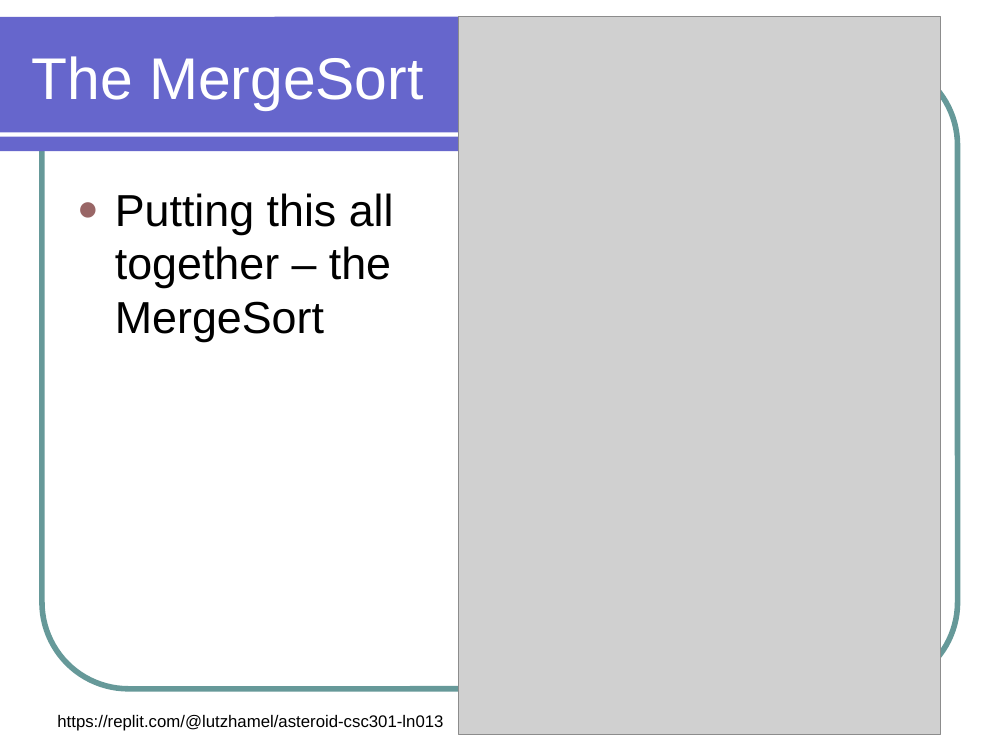
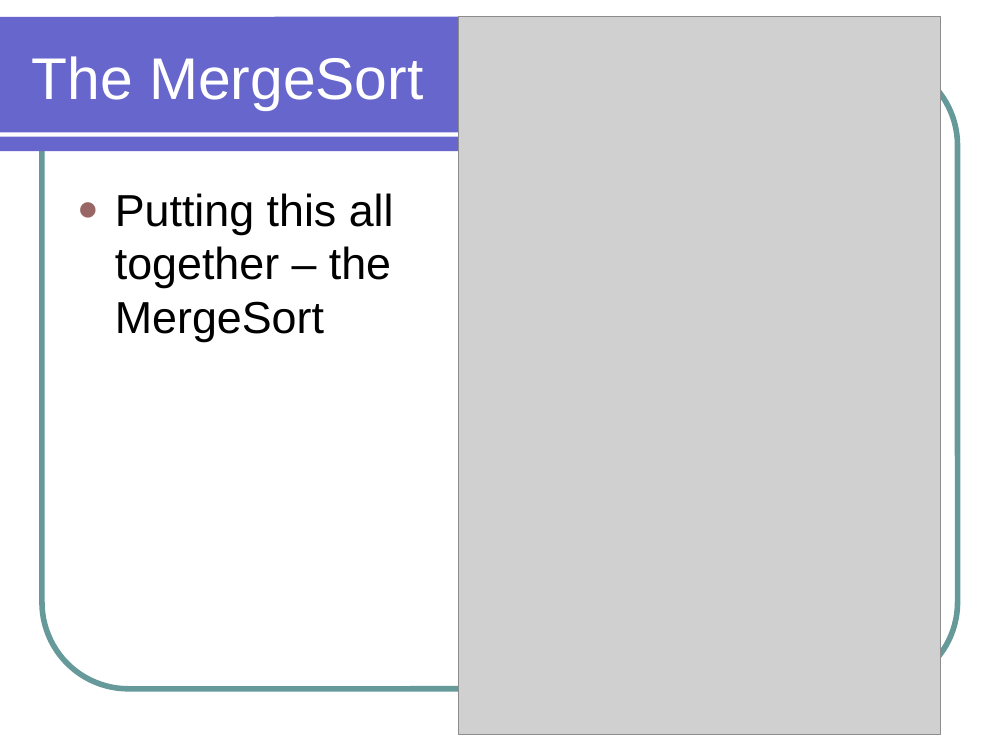
Before and after one commit to lutzhamel/CSC301, a slide deck: slide 27 of notes/csc301-ln013.ppt. Drawn at 1008x756 pixels with LibreOffice and Linux fonts; fonts in the diff are those of the drawing; grey boxes stand for pictures. Boxes give left, top, right and bottom in pixels: in the first picture for what was removed or moved away, otherwise in the second. Text is boxed around its words. In the diff, an @@ line names an element or a change of style, - is before the commit and + after.

Commit message:
asteroid 2.0 edits

```diff
--- a/notes/csc301-ln013.ppt
+++ b/notes/csc301-ln013.ppt
@@ text removed at box(57, 715, 443, 731) @@
-https://replit.com/@lutzhamel/asteroid-csc301-ln013
```
Also in this commit, not shown: 1 other slide changed, 11 other files.
